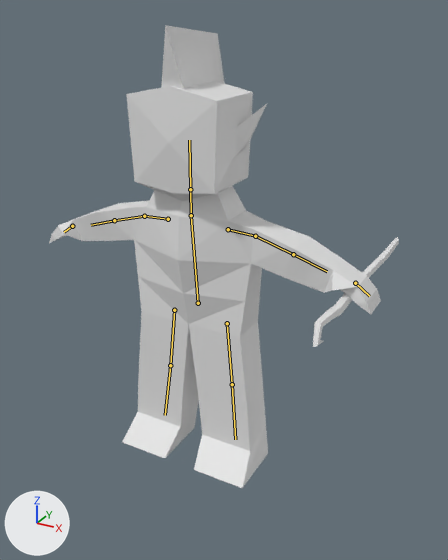
What one commit did to the Blender file art/model/human_model_0.1.blend.
Rendered twice from a 50 mm camera at (3.34, -5.35, 3.09) aimed at (0.28, 0.2, 0.31). The axes (+X, +Y, +Z) are drawn at lower left. The lights are the same throughout. The bones that bend it are drawn over the model as lines.

Objects in the first picture: 'ear.a', 'hair.a', 'human.mesh', 'staff.a'.
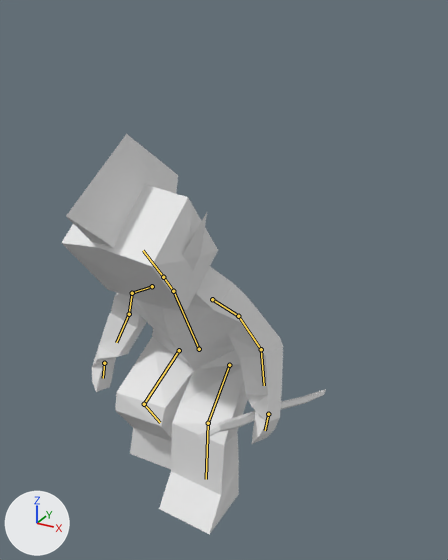
The newer file adds an action. The first version stands in its rest pose; the second is drawn at frame 3 of the action 'jump'.

Boxes (x1, y1, x2, y2) around the edits, measured in the pictures (448 x 560 px):
'human.mesh', posed (33% narrower, 14% shorter): before (49, 81, 381, 488); after (62, 184, 283, 535)
'hair.a', posed: before (161, 25, 225, 89); after (66, 134, 178, 248)
'staff.a', posed (48% wider, 53% shorter): before (313, 237, 399, 347); after (198, 389, 326, 440)
'ear.a', posed: before (234, 104, 267, 158); after (183, 213, 207, 272)
bone 'Center', root to tip: before (198, 303) to (191, 215); after (199, 349) to (173, 291)
bone 'shoulder.r', root to tip: before (168, 219) to (144, 216); after (152, 286) to (132, 293)
bone 'bicep.r', root to tip: before (144, 216) to (114, 220); after (132, 293) to (129, 314)
bone 'forearm.r', root to tip: before (114, 220) to (91, 225); after (129, 314) to (116, 342)
bone 'neck', root to tip: before (191, 215) to (190, 189); after (173, 291) to (163, 277)
bone 'head', root to tip: before (190, 189) to (189, 140); after (163, 277) to (143, 250)
bone 'thigh.r', root to tip: before (174, 310) to (170, 365); after (179, 350) to (144, 404)
bone 'leg.r', root to tip: before (170, 365) to (165, 415); after (144, 404) to (160, 422)
bone 'shoulder.l', root to tip: before (228, 229) to (255, 236); after (212, 299) to (238, 316)
bone 'bicep.l', root to tip: before (255, 236) to (293, 254); after (238, 316) to (261, 349)
bone 'forearm.l', root to tip: before (293, 254) to (327, 271); after (261, 349) to (264, 385)
bone 'thigh.l', root to tip: before (227, 323) to (232, 384); after (229, 365) to (208, 423)
bone 'leg.l', root to tip: before (232, 384) to (235, 439); after (208, 423) to (206, 479)

The change, as a list of edits to the scene's bpy script:
```text
Change bone_center:
    where bone_center = bpy.data.objects['human.armature'].pose.bones['Center']
    bone_center.location: (0.0, 0.0, 0.0) -> (0.0, -0.602, 0.06)
    bone_center.rotation_quaternion: (1.0, 0.0, 0.0, 0.0) -> (0.982, 0.191, -0.002, -0.002)  # degrees (0, 0, 0) -> degrees (22, 0, 0)
Change bone_shoulder_r:
    where bone_shoulder_r = bpy.data.objects['human.armature'].pose.bones['shoulder.r']  # child of 'Center'
    bone_shoulder_r.location: (0.0, 0.0, 0.0) -> (0.001, 0.0, 0.017)
    bone_shoulder_r.rotation_quaternion: (1.0, 0.0, 0.0, 0.0) -> (0.978, 0.074, -0.02, 0.193)  # degrees (0, 0, 0) -> degrees (8, -4, 22)
Change bone_bicep_r:
    where bone_bicep_r = bpy.data.objects['human.armature'].pose.bones['bicep.r']  # child of 'shoulder.r'
    bone_bicep_r.rotation_quaternion: (1.0, 0.0, 0.0, 0.0) -> (0.967, -0.042, 0.068, 0.243)  # degrees (0, 0, 0) -> degrees (-3, 9, 28)
Change bone_forearm_r:
    where bone_forearm_r = bpy.data.objects['human.armature'].pose.bones['forearm.r']  # child of 'bicep.r'
    bone_forearm_r.rotation_quaternion: (1.0, 0.0, 0.0, 0.0) -> (0.925, 0.377, 0.044, 0.03)  # degrees (0, 0, 0) -> degrees (45, 3, 5)
Change bone_neck:
    where bone_neck = bpy.data.objects['human.armature'].pose.bones['neck']  # child of 'Center'
    bone_neck.rotation_quaternion: (1.0, 0.0, 0.0, 0.0) -> (0.992, 0.128, -0.014, 0.001)  # degrees (0, 0, 0) -> degrees (15, -2, 0)
Change bone_head:
    where bone_head = bpy.data.objects['human.armature'].pose.bones['head']  # child of 'neck'
    bone_head.rotation_quaternion: (1.0, 0.0, 0.0, 0.0) -> (1.0, 0.017, 0.0, -0.001)  # degrees (0, 0, 0) -> degrees (2, 0, 0)
Change bone_thigh_r:
    where bone_thigh_r = bpy.data.objects['human.armature'].pose.bones['thigh.r']  # child of 'Center'
    bone_thigh_r.location: (0.0, 0.0, 0.0) -> (0.0, 0.001, 0.001)
    bone_thigh_r.rotation_quaternion: (1.0, 0.0, 0.0, 0.0) -> (0.775, 0.629, 0.067, 0.002)  # degrees (0, 0, 0) -> degrees (78, 6, 5)
Change bone_leg_r:
    where bone_leg_r = bpy.data.objects['human.armature'].pose.bones['leg.r']  # child of 'thigh.r'
    bone_leg_r.rotation_quaternion: (1.0, 0.0, 0.0, 0.0) -> (0.662, -0.743, -0.098, -0.002)  # degrees (0, 0, 0) -> degrees (-97, -8, 8)
Change bone_shoulder_l:
    where bone_shoulder_l = bpy.data.objects['human.armature'].pose.bones['shoulder.l']  # child of 'Center'
    bone_shoulder_l.location: (0.0, 0.0, 0.0) -> (0.001, 0.0, -0.017)
    bone_shoulder_l.rotation_quaternion: (1.0, 0.0, 0.0, 0.0) -> (0.975, 0.019, 0.026, -0.221)  # degrees (0, 0, 0) -> degrees (1, 3, -25)
Change bone_bicep_l:
    where bone_bicep_l = bpy.data.objects['human.armature'].pose.bones['bicep.l']  # child of 'shoulder.l'
    bone_bicep_l.rotation_quaternion: (1.0, 0.0, 0.0, 0.0) -> (0.984, 0.078, -0.084, -0.14)  # degrees (0, 0, 0) -> degrees (10, -8, -17)
Change bone_forearm_l:
    where bone_forearm_l = bpy.data.objects['human.armature'].pose.bones['forearm.l']  # child of 'bicep.l'
    bone_forearm_l.rotation_quaternion: (1.0, 0.0, 0.0, 0.0) -> (0.956, 0.266, -0.082, -0.096)  # degrees (0, 0, 0) -> degrees (32, -6, -13)
Change bone_thigh_l:
    where bone_thigh_l = bpy.data.objects['human.armature'].pose.bones['thigh.l']  # child of 'Center'
    bone_thigh_l.location: (0.0, 0.0, 0.0) -> (0.0, -0.001, -0.001)
    bone_thigh_l.rotation_quaternion: (1.0, 0.0, 0.0, 0.0) -> (0.732, 0.669, -0.127, -0.03)  # degrees (0, 0, 0) -> degrees (86, -8, -12)
Change bone_leg_l:
    where bone_leg_l = bpy.data.objects['human.armature'].pose.bones['leg.l']  # child of 'thigh.l'
    bone_leg_l.rotation_quaternion: (1.0, 0.0, 0.0, 0.0) -> (0.854, -0.513, 0.082, -0.019)  # degrees (0, 0, 0) -> degrees (-62, 7, -7)
```
